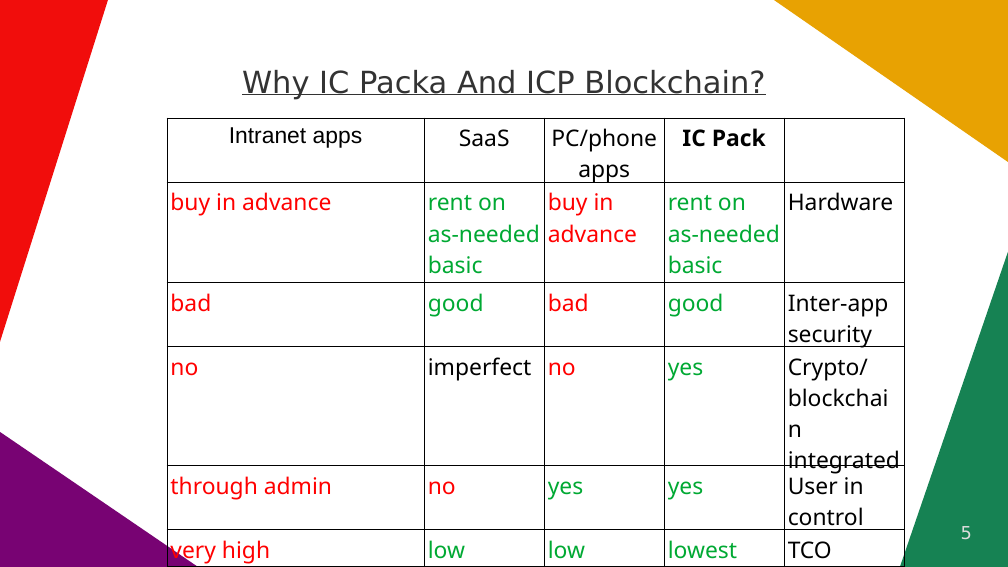
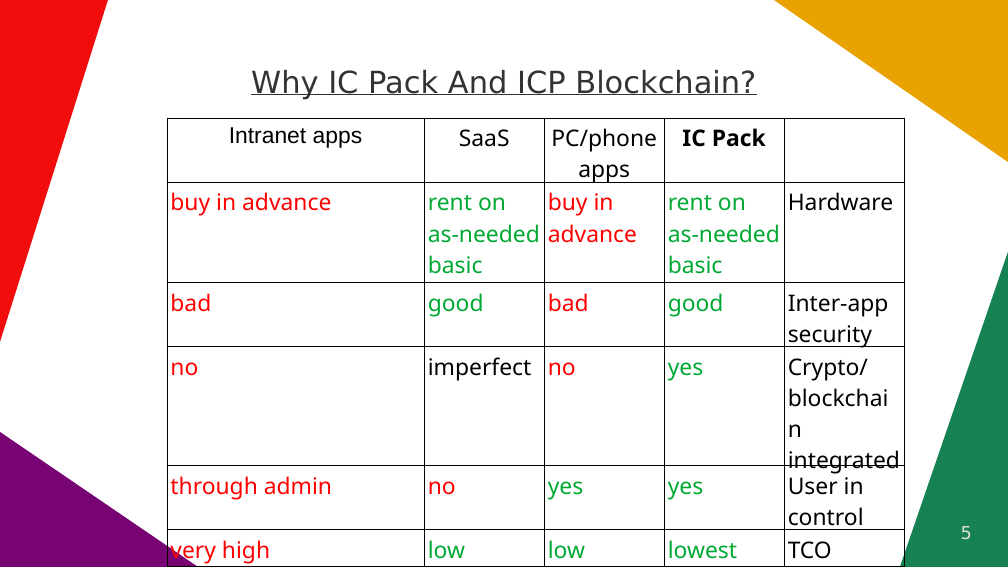
Before and after one commit to vporton/icp-package-manager, a slide deck: slide 5 of docs/user-pitchdeck.odp. Drawn at 1008x567 pixels with LibreOffice and Linux fonts; fonts in the diff are those of the drawing. Boxes give left, top, right and bottom in pixels: in the first picture for what was removed or moved away, otherwise in the second. Text is boxed around its words. In the diff, an @@ line names an element or a change of style, - is before the commit and + after.

```diff
--- a/docs/user-pitchdeck.odp
+++ b/docs/user-pitchdeck.odp
@@ title at [251,70,756,99]: text changed @@
-Why IC Packa And ICP Blockchain?
+Why IC Pack And ICP Blockchain?
```
Also in this commit, not shown: 1 other slide changed.
